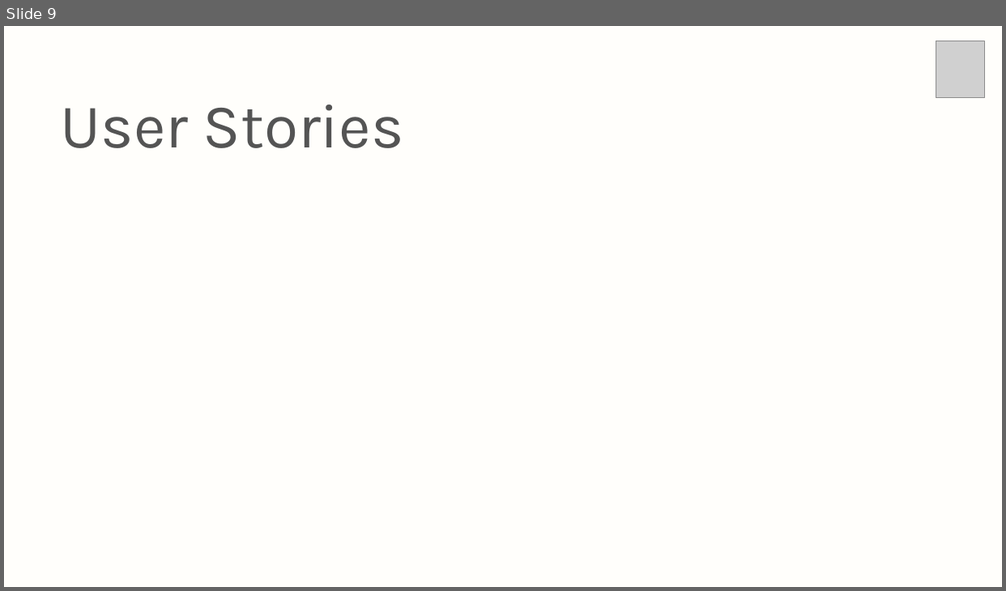
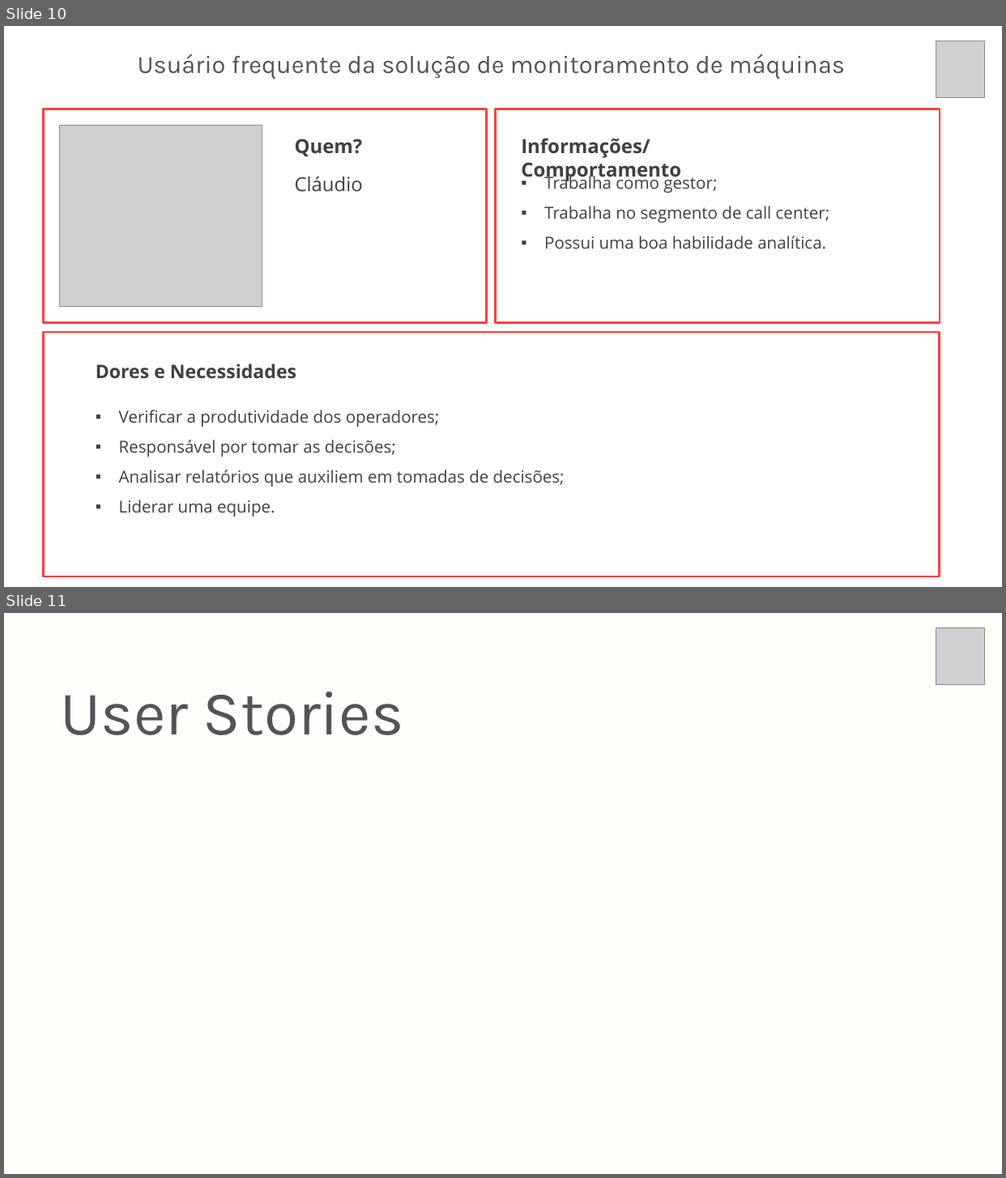
Before and after one commit to christian-raphael/Pyxis, a slide deck: Documentação/Pyxis.pptx. Shown one above the other, each under a label of ours: slide 9 before the commit, slides 10 and 11 after it. The pictures are 1006x591 and 1006x1178 pixels, drawn with LibreOffice and Linux fonts; fonts in the diff are those of the drawing; grey boxes stand for pictures. Boxes give left, top, right and bottom in pixels: in the first picture for what was removed or moved away, otherwise in the second. Text is boxed around its words. In the diff, an @@ line names an element or a change of style, - is before the commit and + after.

```diff
--- a/Documentação/Pyxis.pptx
+++ b/Documentação/Pyxis.pptx
@@ slide 10 added at [4,26,1002,587], background #FFFFFF @@
@@ picture added at [936,41,984,97] @@
@@ text added at [138,54,845,79], 36 pt, text #545454 @@
+Usuário frequente da solução de monitoramento de máquinas
@@ rectangle added at [44,109,487,323], outline #FF3F3F 3 pt @@
@@ rectangle added at [495,109,940,323], outline #FF3F3F 3 pt @@
@@ picture added at [59,126,262,306] @@
@@ text added at [295,139,363,156], 28 pt, text #404040, bold @@
+Quem?
@@ text added at [521,138,681,182], 28 pt, text #404040, bold @@
+Informações/Comportamento
@@ text added at [295,176,363,192], 28 pt, text #404040 @@
+Cláudio
@@ text added at [544,173,830,250], 24 pt, text #404040 @@
+▪ Trabalha como gestor;
+▪ Trabalha no segmento de call center;
+▪ Possui uma boa habilidade analítica.
@@ rectangle added at [44,332,939,577], outline #FF3F3F 3 pt @@
@@ text added at [96,364,296,378], 27 pt, text #404040, bold @@
+Dores e Necessidades
@@ text added at [119,410,565,517], 24 pt, text #404040 @@
+▪ Verificar a produtividade dos operadores;
+▪ Responsável por tomar as decisões;
+▪ Analisar relatórios que auxiliem em tomadas de decisões;
+▪ Liderar uma equipe.
@@ what was slide 9 is now slide 11 @@
```
Also in this commit, not shown: 2 slides changed, 2 other slides added, 2 other files.
